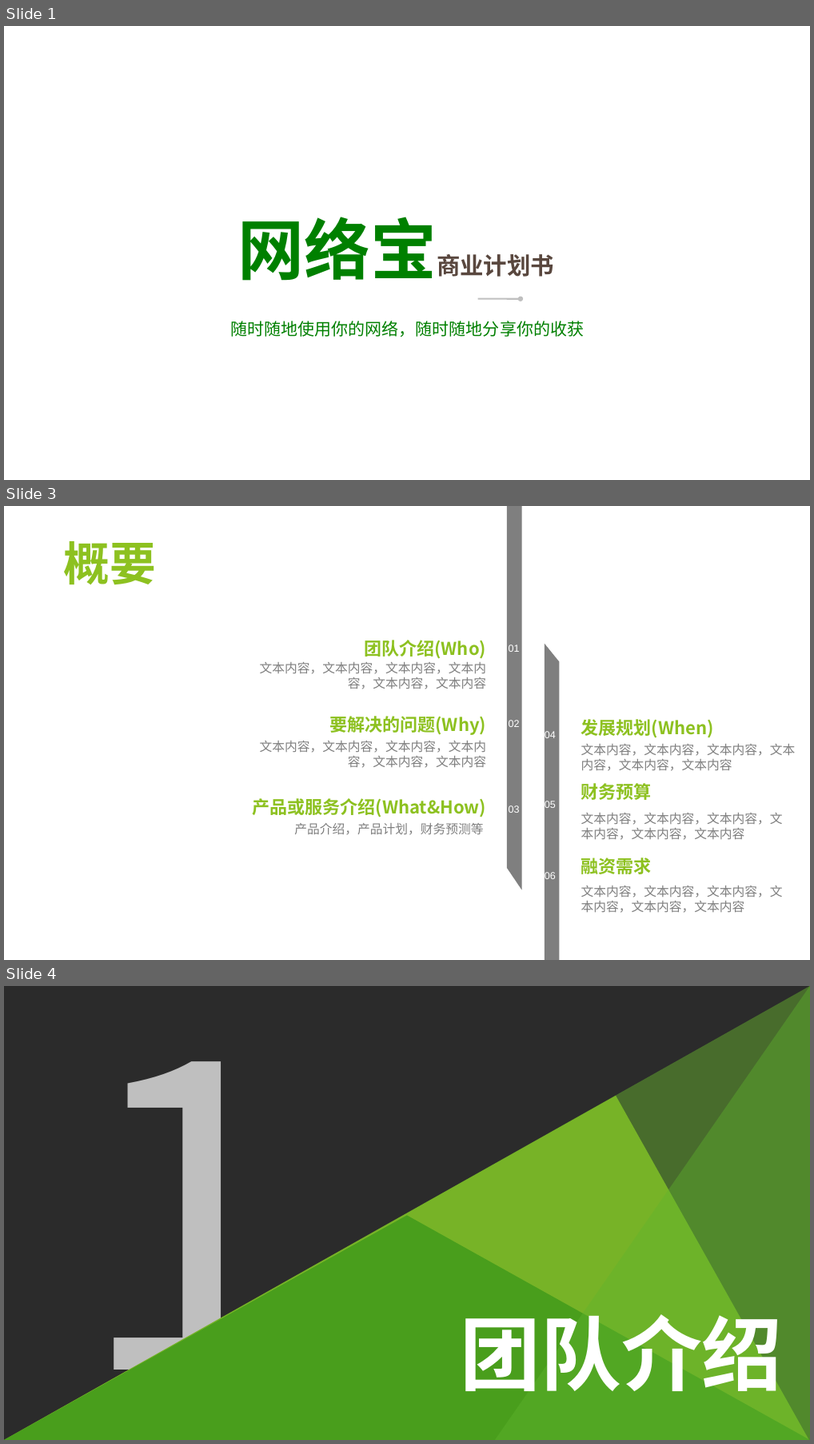
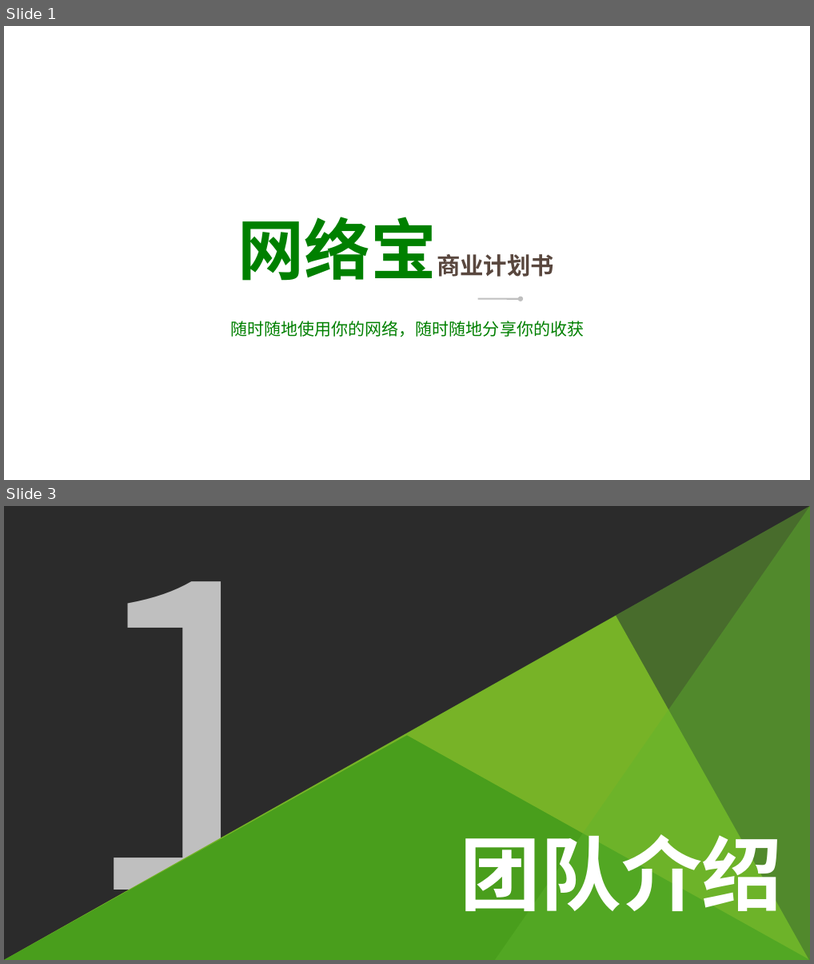
Before and after one commit to chenhening/wifiworld, a slide deck: doc/anynet_bp.ppt. Shown one above the other, each under a label of ours: slides 1, 3 and 4 before the commit, slides 1 and 3 after it; the slides between them are not shown. The pictures are 814x1444 and 814x964 pixels, drawn with LibreOffice and Linux fonts; fonts in the diff are those of the drawing; background and template pictures are left out; a plain dark background stands for a picture behind light text. Boxes give left, top, right and bottom in pixels: in the first picture for what was removed or moved away, otherwise in the second. Text is boxed around its words. In the diff, an @@ line names an element or a change of style, - is before the commit and + after.

```diff
--- a/doc/anynet_bp.ppt
+++ b/doc/anynet_bp.ppt
@@ slide 3 removed at (x1=4, y1=506, x2=810, y2=960), background picture (left out) @@
@@ freeform shape removed at (x1=507, y1=506, x2=522, y2=889) @@
@@ title removed at (x1=63, y1=541, x2=155, y2=585) @@
-概要
@@ text removed at (x1=364, y1=640, x2=486, y2=659) @@
-团队介绍(Who)
@@ text removed at (x1=509, y1=644, x2=520, y2=652) @@
-01
@@ freeform shape removed at (x1=545, y1=644, x2=559, y2=960) @@
@@ text removed at (x1=260, y1=662, x2=486, y2=689) @@
-文本内容，文本内容，文本内容，文本内容，文本内容，文本内容
@@ text removed at (x1=330, y1=716, x2=486, y2=735) @@
-要解决的问题(Why)
@@ text removed at (x1=509, y1=720, x2=520, y2=727) @@
-02
@@ text removed at (x1=582, y1=719, x2=714, y2=738) @@
-发展规划(When)
@@ text removed at (x1=260, y1=740, x2=486, y2=768) @@
-文本内容，文本内容，文本内容，文本内容，文本内容，文本内容
@@ text removed at (x1=545, y1=731, x2=556, y2=738) @@
-04
@@ text removed at (x1=582, y1=744, x2=796, y2=771) @@
-文本内容，文本内容，文本内容，文本内容，文本内容，文本内容
@@ text removed at (x1=582, y1=783, x2=652, y2=800) @@
-财务预算
@@ text removed at (x1=252, y1=798, x2=486, y2=817) @@
-产品或服务介绍(What&How)
@@ text removed at (x1=509, y1=805, x2=520, y2=812) @@
-03
@@ text removed at (x1=545, y1=800, x2=556, y2=808) @@
-05
@@ text removed at (x1=582, y1=812, x2=783, y2=840) @@
-文本内容，文本内容，文本内容，文本内容，文本内容，文本内容
@@ text removed at (x1=294, y1=823, x2=483, y2=835) @@
-产品介绍，产品计划，财务预测等
@@ text removed at (x1=582, y1=857, x2=652, y2=874) @@
-融资需求
@@ text removed at (x1=545, y1=872, x2=556, y2=879) @@
-06
@@ text removed at (x1=582, y1=885, x2=783, y2=912) @@
-文本内容，文本内容，文本内容，文本内容，文本内容，文本内容
@@ what was slide 4 is now slide 3 @@
```
Also in this commit, not shown: 7 slides changed, 2 slides added, 3 other slides removed, 1 other file.
